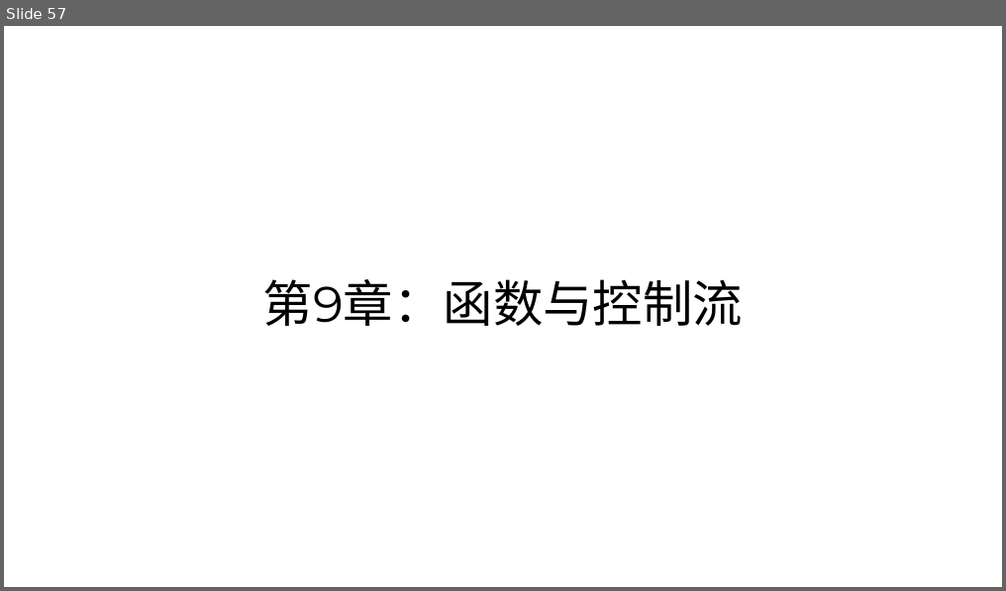
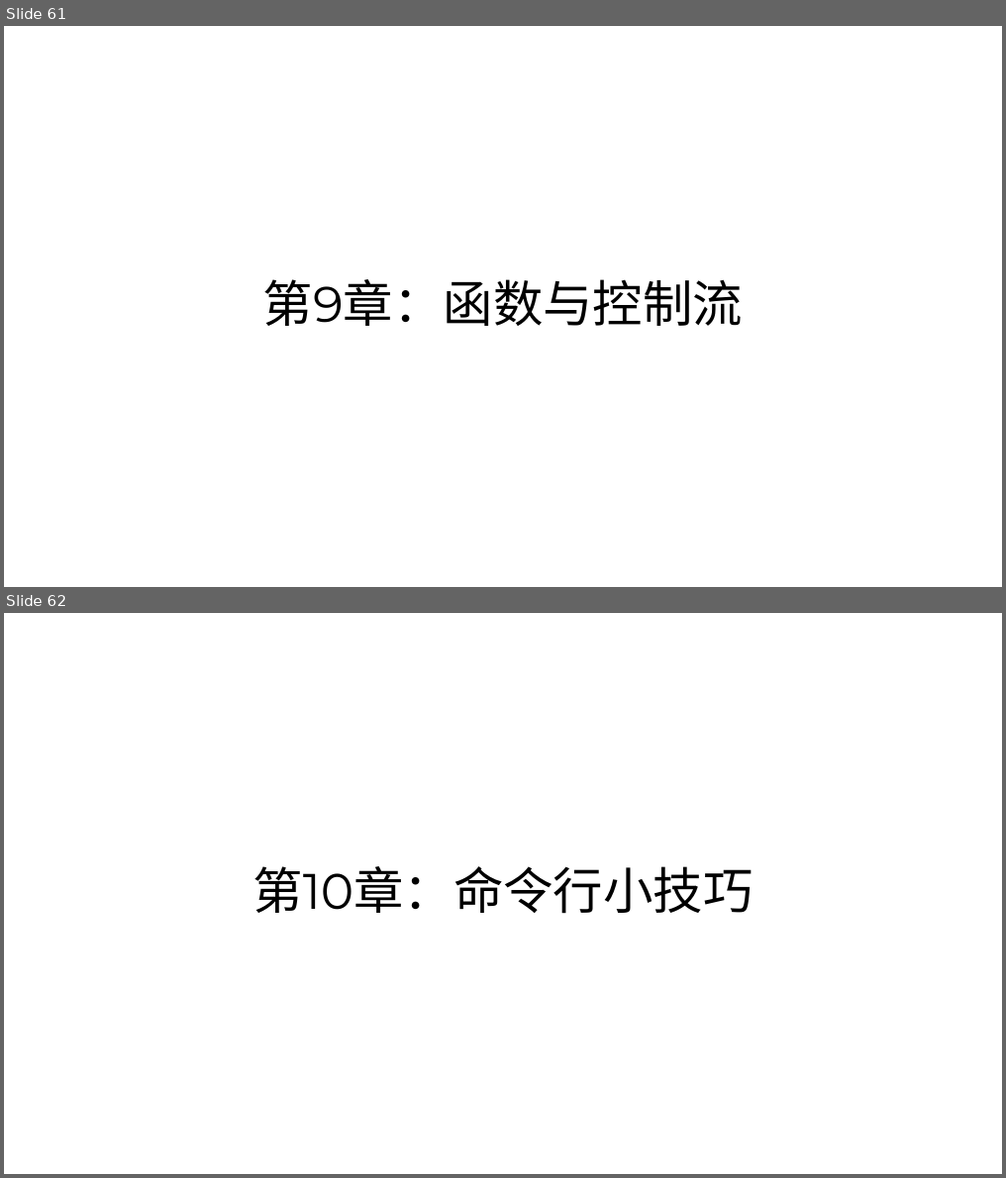
Before and after one commit to parallel101/course, a slide deck: 11/slides.pptx. Shown one above the other, each under a label of ours: slide 57 before the commit, slides 61 and 62 after it. The pictures are 1006x591 and 1006x1178 pixels, drawn with LibreOffice and Linux fonts; fonts in the diff are those of the drawing. Boxes give left, top, right and bottom in pixels: in the first picture for what was removed or moved away, otherwise in the second. Text is boxed around its words. In the diff, an @@ line names an element or a change of style, - is before the commit and + after.

```diff
--- a/11/slides.pptx
+++ b/11/slides.pptx
@@ slide 62 added at (4,613,1002,1174), background #FFFFFF @@
@@ title added at (252,866,752,914), 48 pt, text #000000 @@
+第10章：命令行小技巧
@@ what was slide 57 is now slide 61 @@
```
Also in this commit, not shown: 5 slides changed, 4 other slides added, 48 other files.
